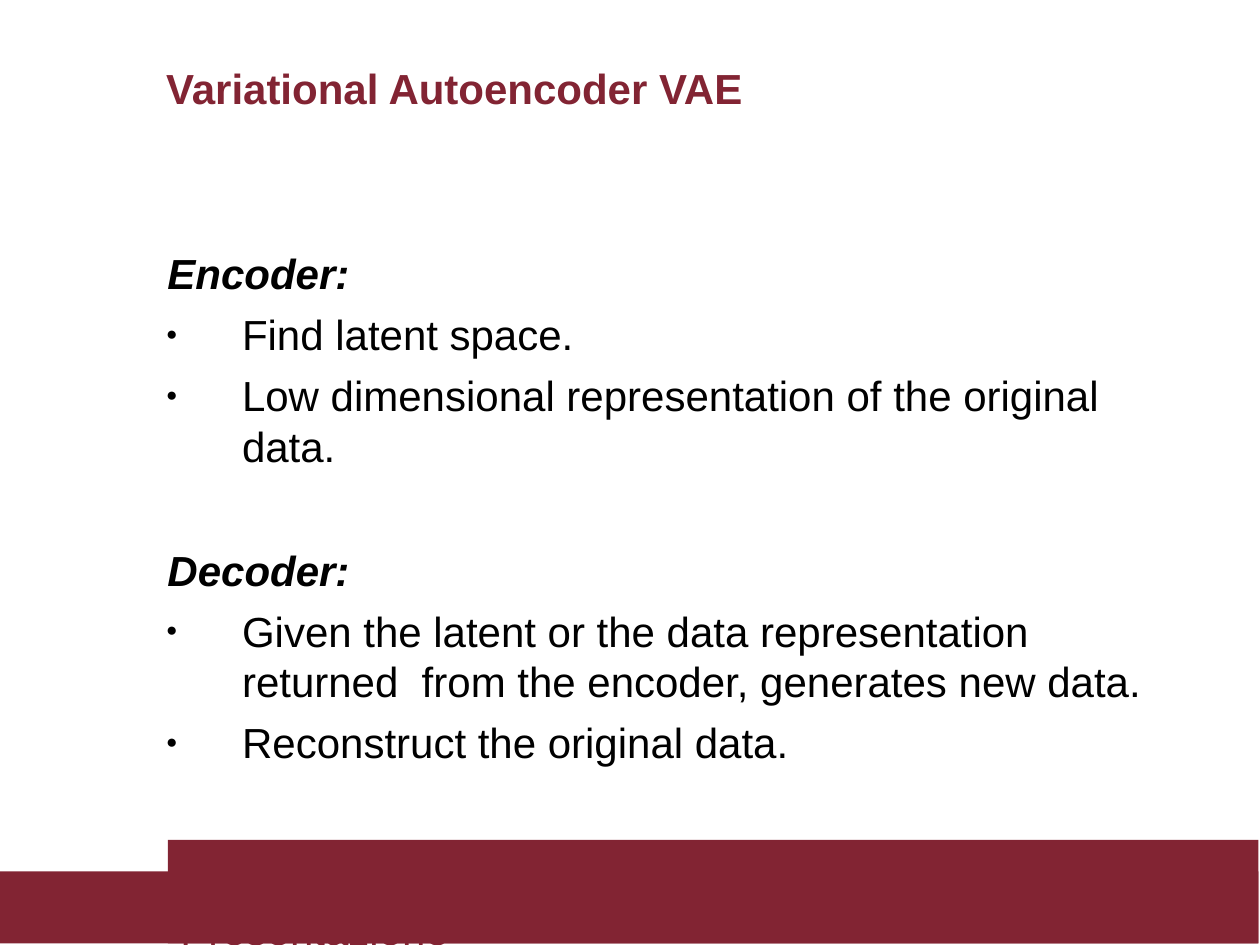
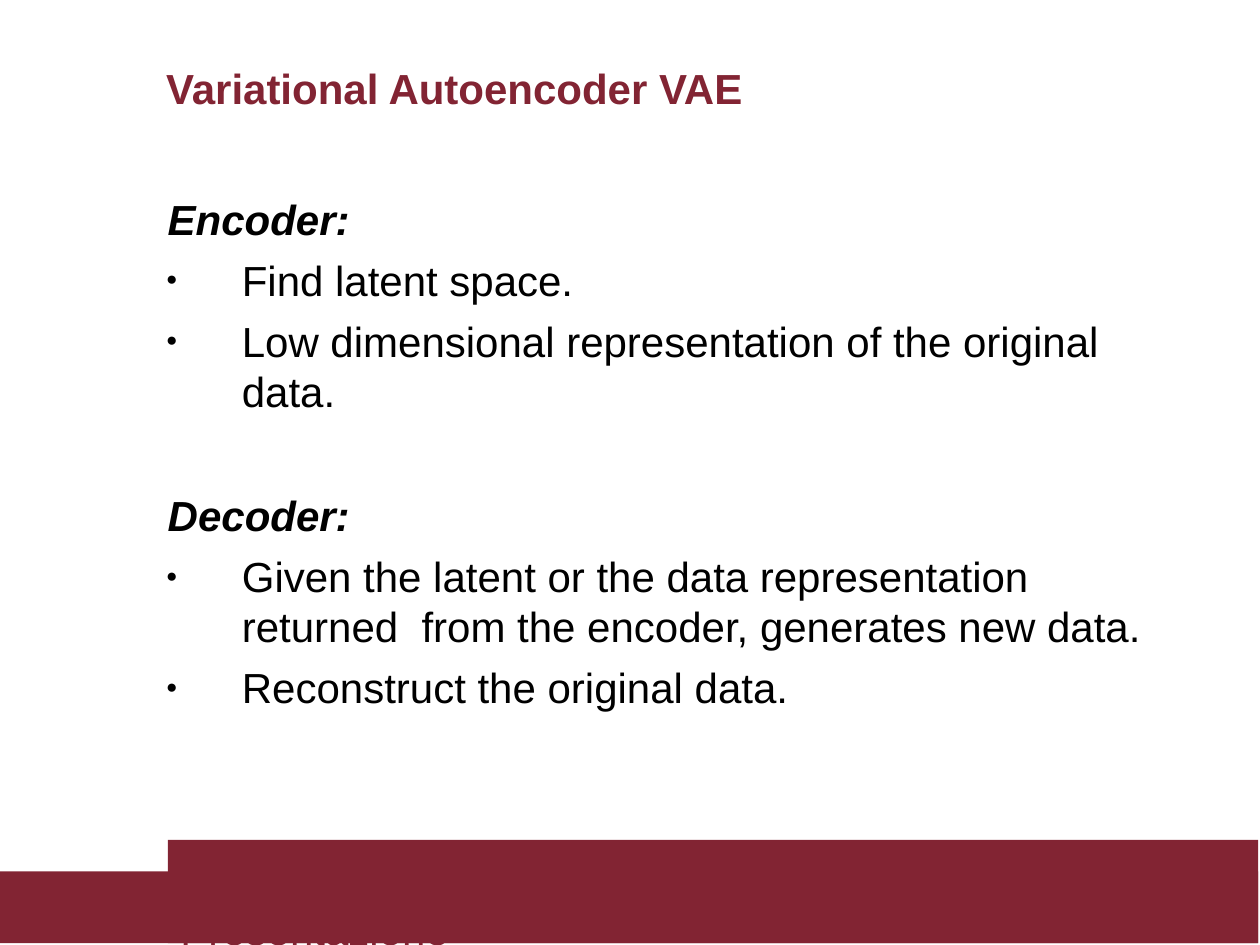
Before and after one commit to milad88/Generative_models_thesis, a slide deck: slide 3 of Milad_kiwan_presentation.ppt (slide 5 before the commit). Drawn at 1260x945 pixels with LibreOffice and Linux fonts; fonts in the diff are those of the drawing. Boxes give left, top, right and bottom in pixels: in the first picture for what was removed or moved away, otherwise in the second. Text is boxed around its words. In the diff, an @@ line names an element or a change of style, - is before the commit and + after.

```diff
--- a/Milad_kiwan_presentation.ppt
+++ b/Milad_kiwan_presentation.ppt
@@ text "Encoder:": place and size @@
-text "Encoder:" at [167,258,1098,463]
+text "Encoder:" at [168,204,1098,408]
@@ text "Decoder:": place and size @@
-text "Decoder:" at [167,555,1140,766]
+text "Decoder:" at [168,500,1140,712]
```
Also in this commit, not shown: 7 other slides changed, 1 slide added, 2 slides removed, 8 other files.
